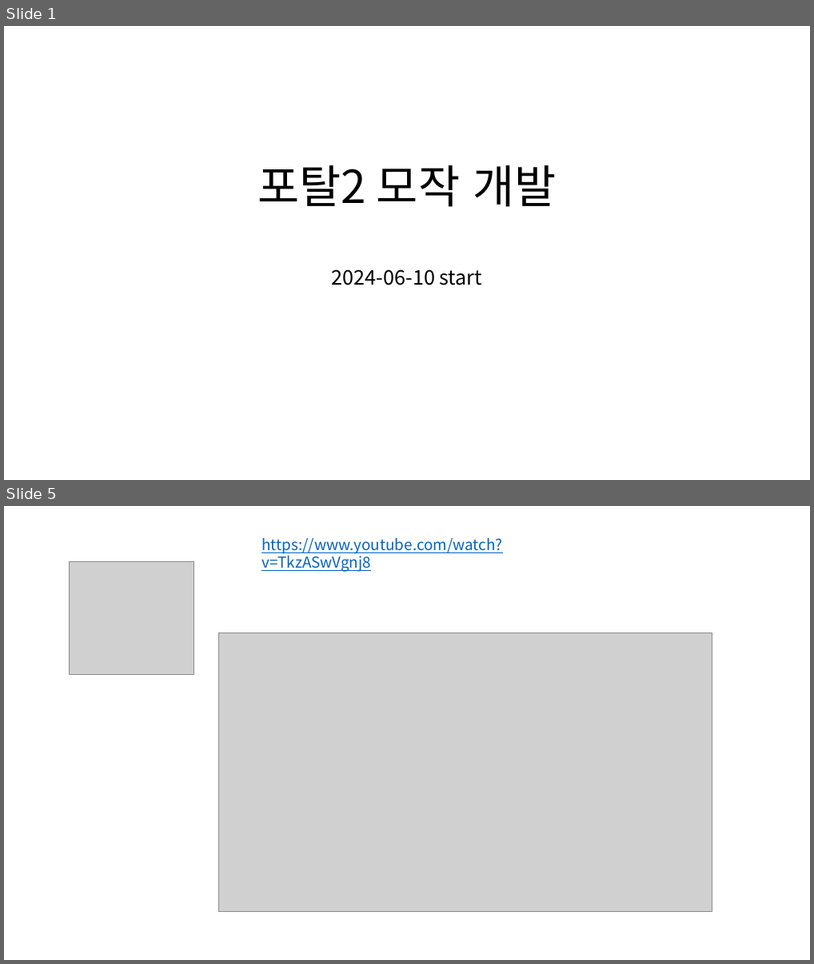
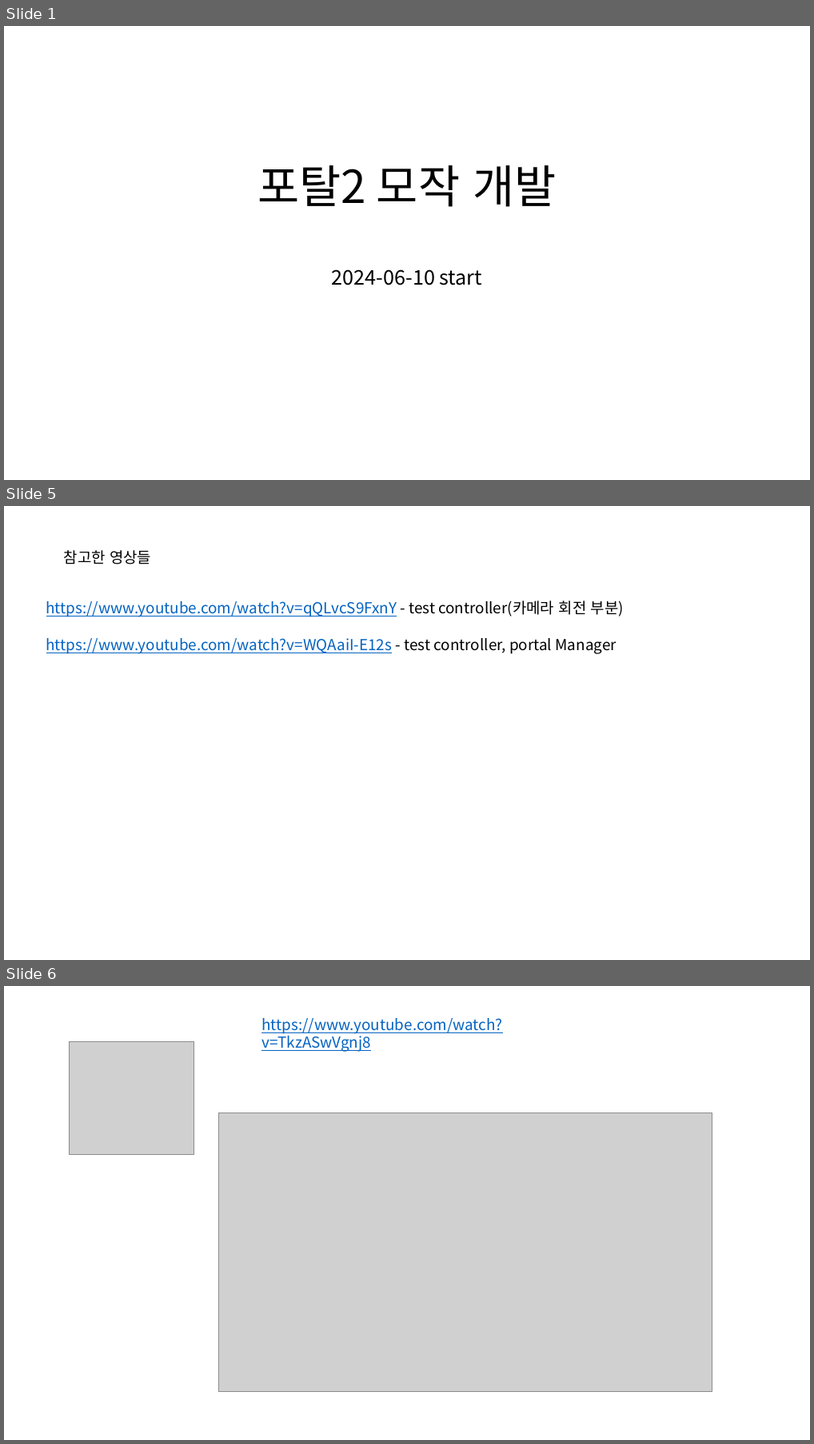
Before and after one commit to tlsrlwo/PROJECT-UST, a slide deck: Assets/PROJECT UST/Anothers/ppt.pptx. Shown one above the other, each under a label of ours: slides 1 and 5 before the commit, slides 1, 5 and 6 after it; the slides between them are not shown. The pictures are 814x964 and 814x1444 pixels, drawn with LibreOffice and Linux fonts; fonts in the diff are those of the drawing; grey boxes stand for pictures. Boxes give left, top, right and bottom in pixels: in the first picture for what was removed or moved away, otherwise in the second. Text is boxed around its words. In the diff, an @@ line names an element or a change of style, - is before the commit and + after.

```diff
--- a/Assets/PROJECT UST/Anothers/ppt.pptx
+++ b/Assets/PROJECT UST/Anothers/ppt.pptx
@@ slide 5 added at (4,506,810,960), background #FFFFFF @@
@@ text added at (64,550,151,564), 18 pt, text #000000 @@
+참고한 영상들
@@ text added at (46,600,624,654), 18 pt, text #0563C1, underline @@
+https://www.youtube.com/watch?v=qQLvcS9FxnY - test controller(카메라 회전 부분)
+https://www.youtube.com/watch?v=WQAaiI-E12s - test controller, portal Manager
@@ what was slide 5 is now slide 6 @@
```
Also in this commit, not shown: 3 slides changed, 2 other slides added, 2 other files.
